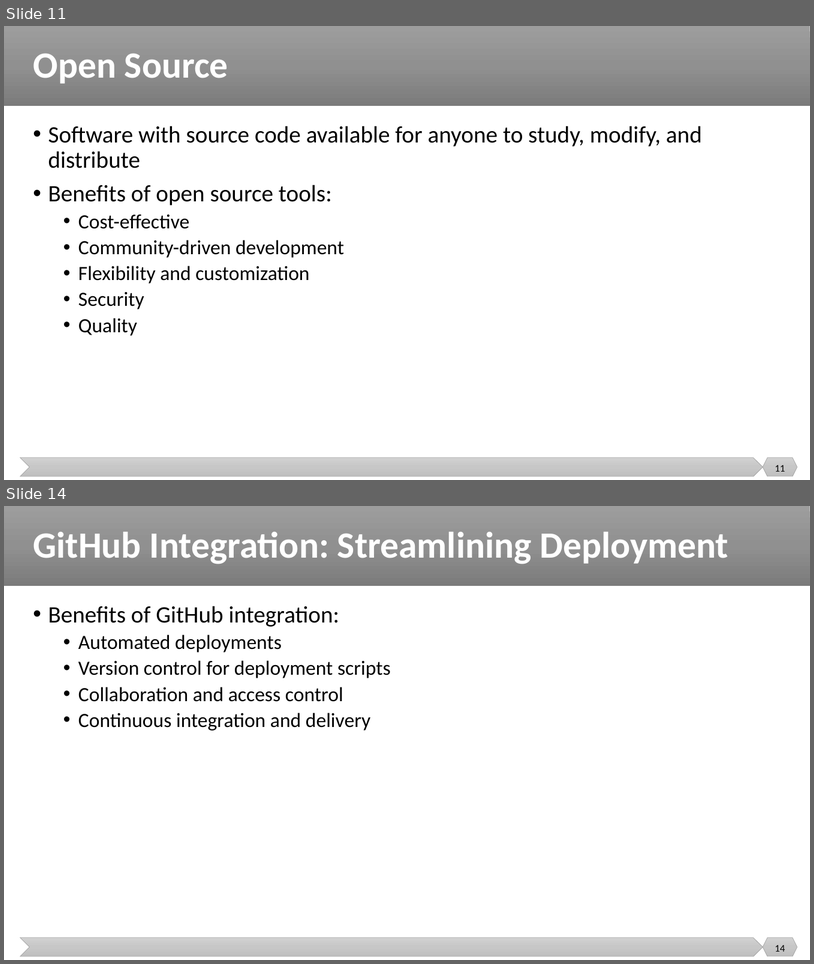
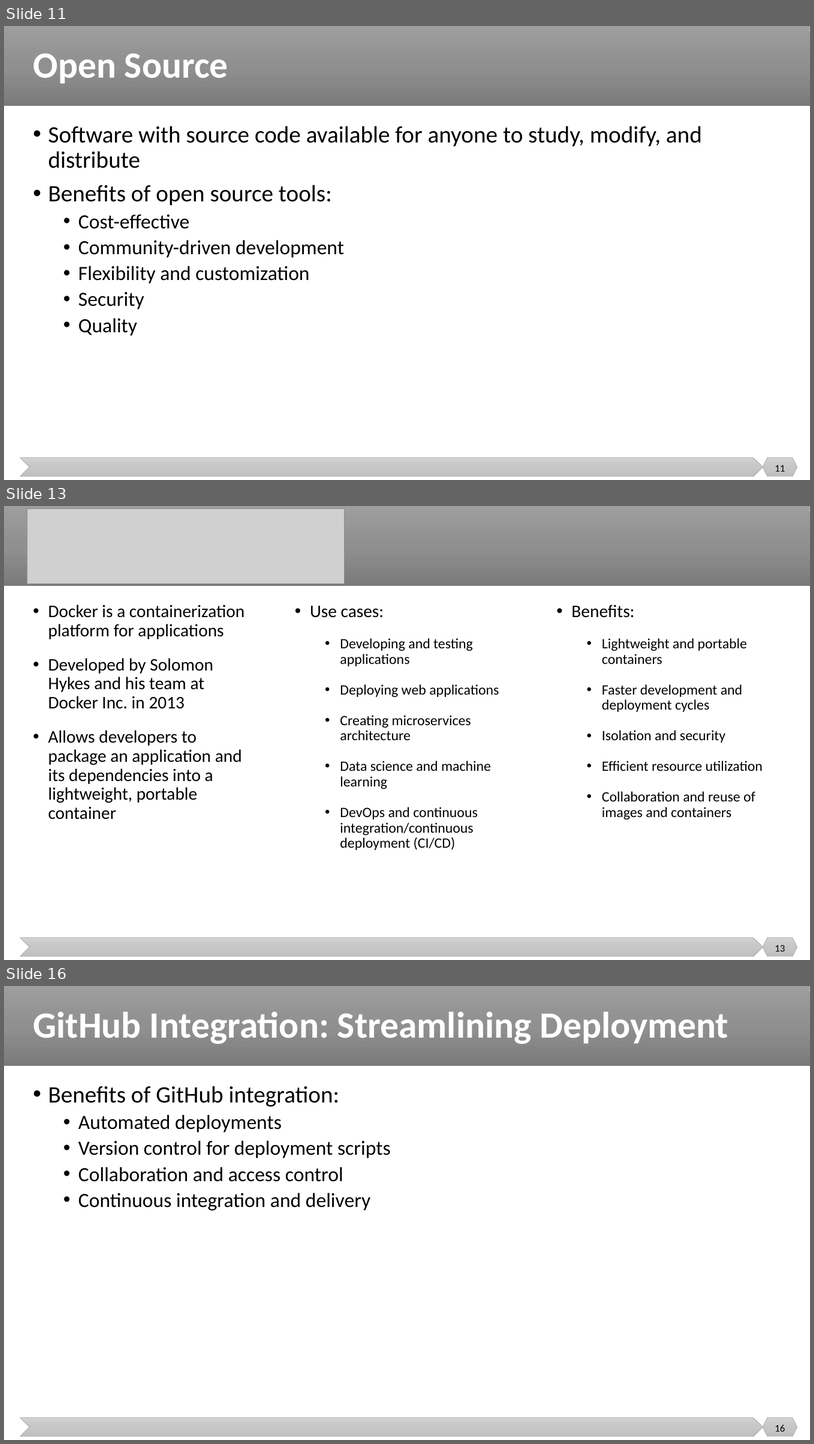
Before and after one commit to malenezi/malenezi, a slide deck: SE499/Lectures/7/Deployment.pptx. Shown one above the other, each under a label of ours: slides 11 and 14 before the commit, slides 11, 13 and 16 after it; the slides between them are not shown. The pictures are 814x964 and 814x1444 pixels, drawn with LibreOffice and Linux fonts; fonts in the diff are those of the drawing; grey boxes stand for pictures. Boxes give left, top, right and bottom in pixels: in the first picture for what was removed or moved away, otherwise in the second. Text is boxed around its words. In the diff, an @@ line names an element or a change of style, - is before the commit and + after.

```diff
--- a/SE499/Lectures/7/Deployment.pptx
+++ b/SE499/Lectures/7/Deployment.pptx
@@ slide 13 added at (4, 506, 810, 960), background #FFFFFF; not listed: 3 template elements that a slide beside it also shows @@
@@ picture added at (27, 508, 345, 584) @@
@@ text added at (48, 604, 245, 819), 21 pt, text #000000 @@
+• Docker is a containerization platform for applications
+• Developed by Solomon Hykes and his team at Docker Inc. in 2013
+• Allows developers to package an application and its dependencies into a lightweight, portable container
@@ text added at (310, 606, 499, 850), 17 pt, text #000000 @@
+• Use cases:
+  • Developing and testing applications
+  • Deploying web applications
+  • Creating microservices architecture
+  • Data science and machine learning
+  • DevOps and continuous integration/continuous deployment (CI/CD)
@@ text added at (572, 604, 763, 819), 17 pt, text #000000 @@
+• Benefits:
+  • Lightweight and portable containers
+  • Faster development and deployment cycles
+  • Isolation and security
+  • Efficient resource utilization
+  • Collaboration and reuse of images and containers
@@ page number added at (775, 945, 785, 951), 12 pt, text #000000 @@
+13
@@ what was slide 14 is now slide 16 @@
@@ page number at (775, 1424, 785, 1431): text changed @@
-14
+16
```
Also in this commit, not shown: 2 slides changed, 1 other slide added.
